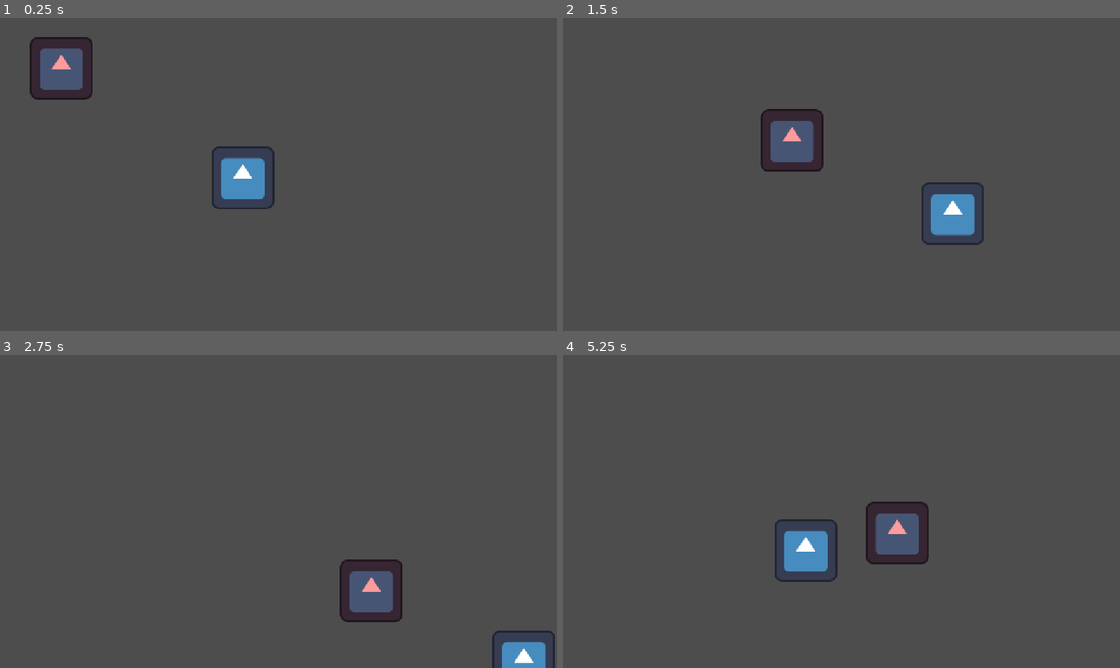
Above: before the commit, frames 1-4 (two rows, left to right).
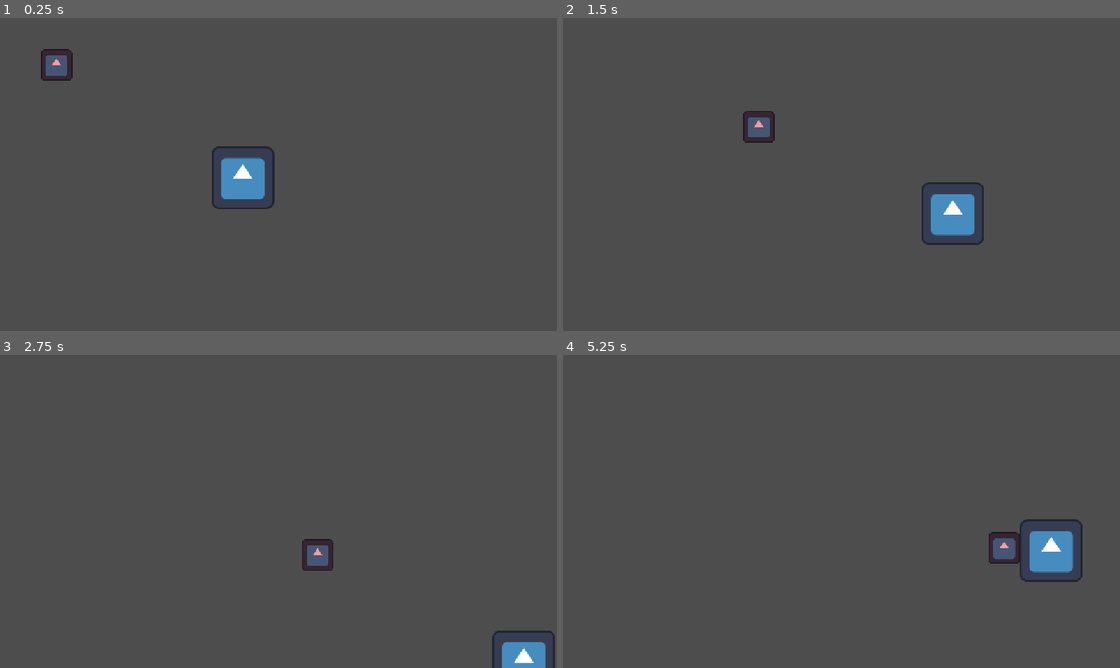
Above: after the commit, the same moments.

Repository: Enckripted/vampire-survivors-lite
Game: Godot game, scene res://main.tscn
The game is run twice, just before and just after one commit, with the same random seed, the same clock (stepped at 60 frames per second) and the same inputs. The engine's default icon, where the game draws it, is replaced by a stand-in: a white triangle on a blue panel in a dark square.
Inputs:
- Up to frame 1 (0.25 s): no input
- Up to frame 2 (1.5 s): hold Right (ui_right) 0.53-1.28 s; hold Down (ui_down) from 1.28 s (still down)
- Up to frame 3 (2.75 s): release Down (ui_down) at 2.03 s; hold Right (ui_right) from 2.03 s (still down)
- Up to frame 4 (5.25 s): release Right (ui_right) at 2.78 s; hold Up (ui_up) 2.78-3.53 s; hold Left (ui_left) 3.53-5.03 s; hold Down (ui_down) from 5.03 s (still down)

The runs differ from the first frame. In frame 1, 2.0% of the frame differs, in the area x 5-17%, y 6-27%; in frame 2, 2.4%; in frame 3, 2.8%; in frame 4, 5.4%, in the area x 38-94%, y 46-73%.

Commit message:
chore: seperate enemy from entity

Diff:
--- /dev/null
+++ b/basic_enemy.gd
@@ -0,0 +1 @@
+extends Enemy
--- a/enemy.tscn
+++ b/basic_enemy.tscn
@@ -1,6 +1,6 @@
 [gd_scene format=3 uid="uid://du51owic3w7br"]
 
-[ext_resource type="Script" uid="uid://cvaxyli7slhqw" path="res://enemy.gd" id="1_4gyqm"]
+[ext_resource type="Script" uid="uid://cssdhpksx4cp4" path="res://basic_enemy.gd" id="1_rwafm"]
 [ext_resource type="Texture2D" uid="uid://wqs7tx2l1onk" path="res://icon.svg" id="2_qi2p4"]
 
 [sub_resource type="GDScript" id="GDScript_i3pqv"]
@@ -8,14 +8,15 @@
 "
 
 [sub_resource type="RectangleShape2D" id="RectangleShape2D_ty0te"]
-size = Vector2(128, 128)
+size = Vector2(64, 64)
 
-[node name="Enemy" type="CharacterBody2D" unique_id=1339468578]
-script = ExtResource("1_4gyqm")
-player_group_name = "player"
+[node name="BasicEnemy" type="CharacterBody2D" unique_id=1339468578]
+script = ExtResource("1_rwafm")
+speed = 250
 
 [node name="Sprite2D" type="Sprite2D" parent="." unique_id=1967315049]
 modulate = Color(1, 0.60784316, 0.60784316, 1)
+scale = Vector2(0.5, 0.5)
 texture = ExtResource("2_qi2p4")
 script = SubResource("GDScript_i3pqv")
 
--- a/enemy.gd
+++ b/enemy.gd
@@ -1,6 +1,11 @@
+@abstract class_name Enemy
 extends Entity
 
-@export var speed = 300
+const player_group_name := "player"
+
+@export var speed := 300
+
+var player: Node2D
 
 func get_movement_velocity() -> Vector2:
 	if player == null:
@@ -8,3 +13,7 @@
 
 	var direction = (player.position - position).normalized()
 	return speed * direction
+
+func _process(_delta: float) -> void:
+	if player == null:
+		player = get_tree().get_first_node_in_group(player_group_name)
--- a/entity.gd
+++ b/entity.gd
@@ -3,9 +3,6 @@
 
 @export var max_health: int = 100
 @export var knockback_decay: int = 800
-@export var player_group_name: String
-
-var player: Node2D
 
 var health = max_health
 var knockback_velocity = Vector2.ZERO
@@ -23,10 +20,6 @@
 func kill() -> void:
 	queue_free()
 
-func _process(_delta: float) -> void:
-	if player == null:
-		player = get_tree().get_first_node_in_group(player_group_name)
-
 func _physics_process(delta: float) -> void:
 	if knockback_velocity.length() > 0: #do knockback first
 		velocity = knockback_velocity
--- a/main.tscn
+++ b/main.tscn
@@ -1,7 +1,7 @@
 [gd_scene format=3 uid="uid://dthxuak5lwpbh"]
 
 [ext_resource type="PackedScene" uid="uid://cpjnnvaj0h0qo" path="res://player.tscn" id="1_ig7tw"]
-[ext_resource type="PackedScene" uid="uid://du51owic3w7br" path="res://enemy.tscn" id="2_0xm2m"]
+[ext_resource type="PackedScene" uid="uid://du51owic3w7br" path="res://basic_enemy.tscn" id="2_0xm2m"]
 
 [node name="Node2D" type="Node2D" unique_id=362593964]
 
Not shown, added: basic_enemy.gd.uid
